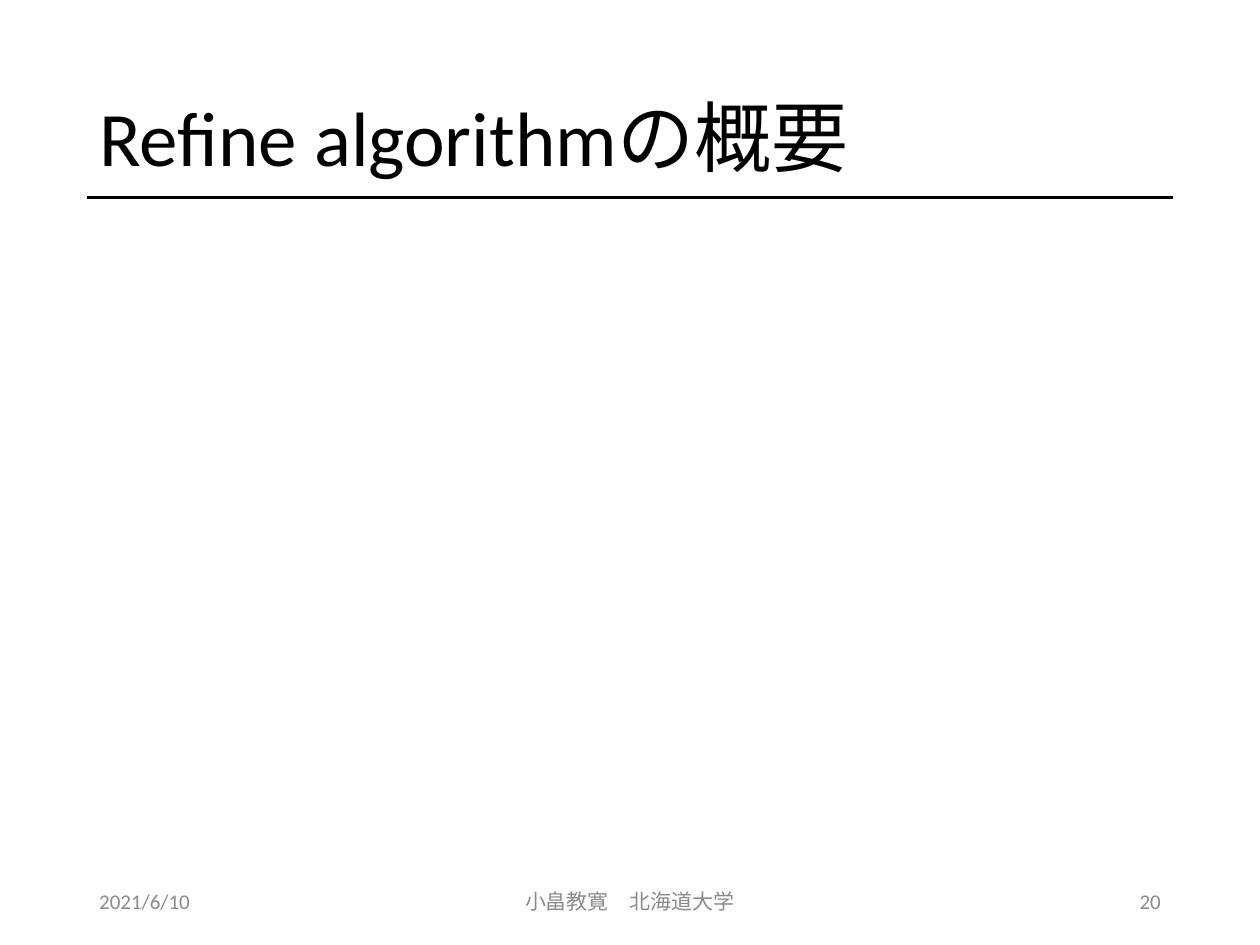
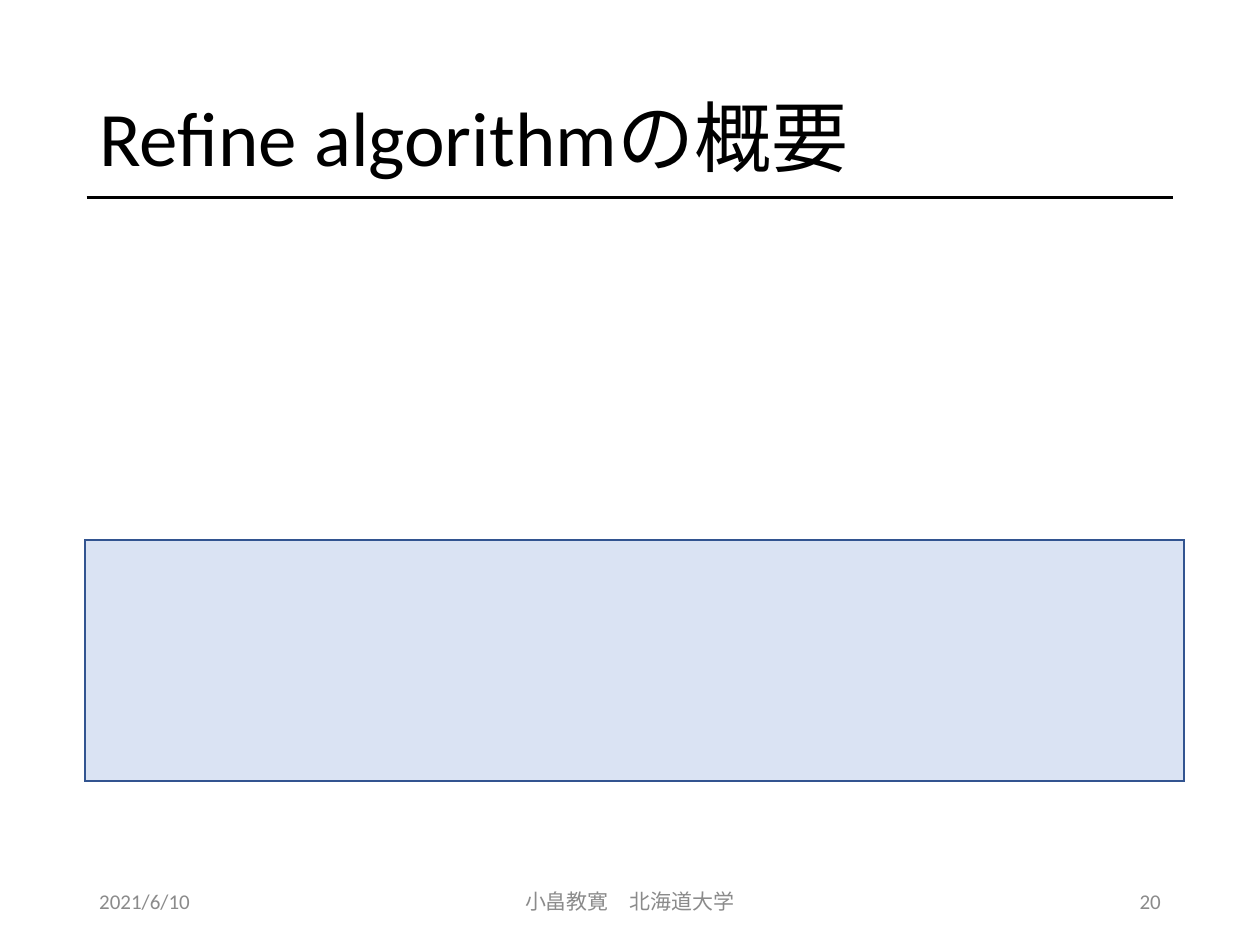
Before and after one commit to obatakyoukan/isomorphism, a slide deck: slide 20 of Isomorphism.pptx. Drawn at 1260x945 pixels with LibreOffice and Linux fonts; fonts in the diff are those of the drawing; grey boxes stand for pictures. Boxes give left, top, right and bottom in pixels: in the first picture for what was removed or moved away, otherwise in the second. Text is boxed around its words. In the diff, an @@ line names an element or a change of style, - is before the commit and + after.

```diff
--- a/Isomorphism.pptx
+++ b/Isomorphism.pptx
@@ rectangle added at (86, 541, 1184, 781), fill #DAE3F3, outline #325491 1 pt @@
```
Also in this commit, not shown: 4 other slides changed, 1 slide added, 2 slides removed.
